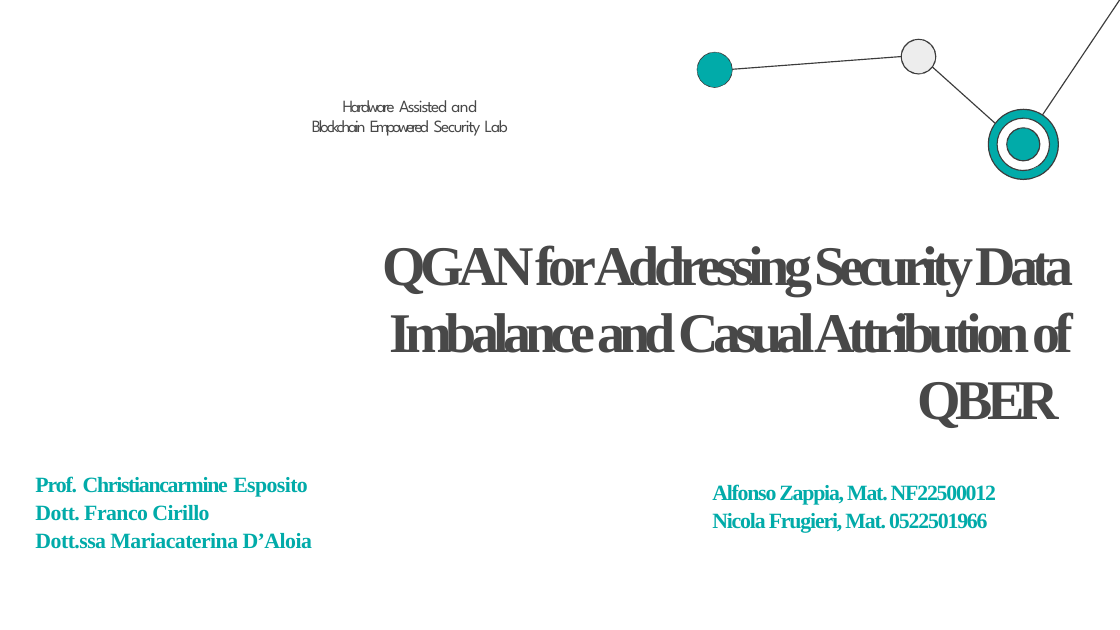
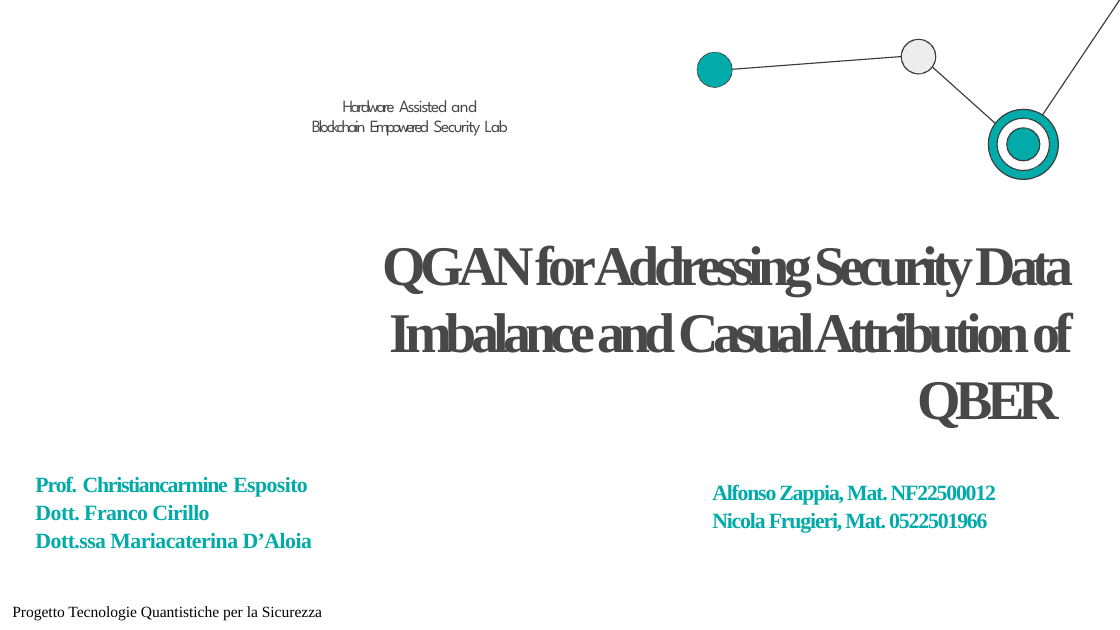
Before and after one commit to nf0101/qgan-qber, a slide deck: slide 1 of docs/presentazione.pptx. Drawn at 1120x630 pixels with LibreOffice and Linux fonts; fonts in the diff are those of the drawing; background and template pictures are left out. Boxes give left, top, right and bottom in pixels: in the first picture for what was removed or moved away, otherwise in the second. Text is boxed around its words. In the diff, an @@ line names an element or a change of style, - is before the commit and + after.

Commit message:
presentazione modifica

```diff
--- a/docs/presentazione.pptx
+++ b/docs/presentazione.pptx
@@ text added at box(12, 606, 322, 621), 10 pt, text #000000 @@
+Progetto Tecnologie Quantistiche per la Sicurezza
```
